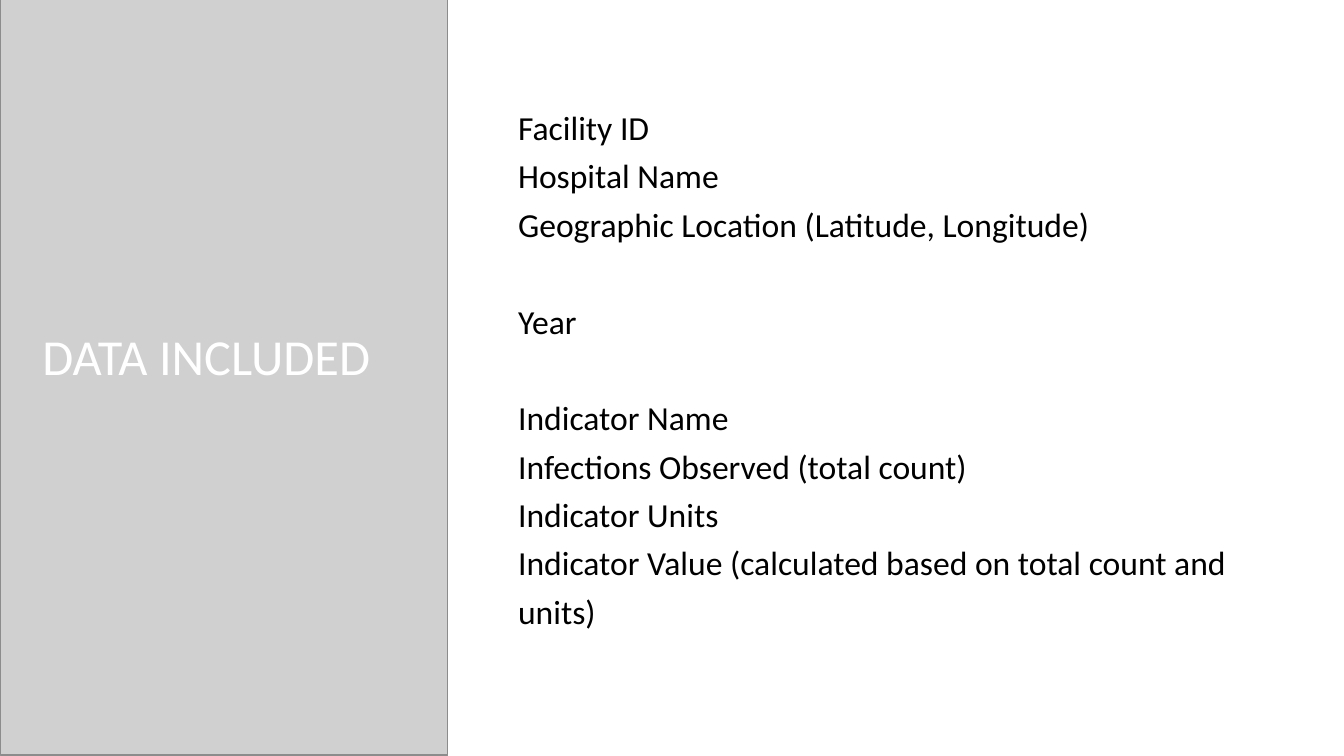
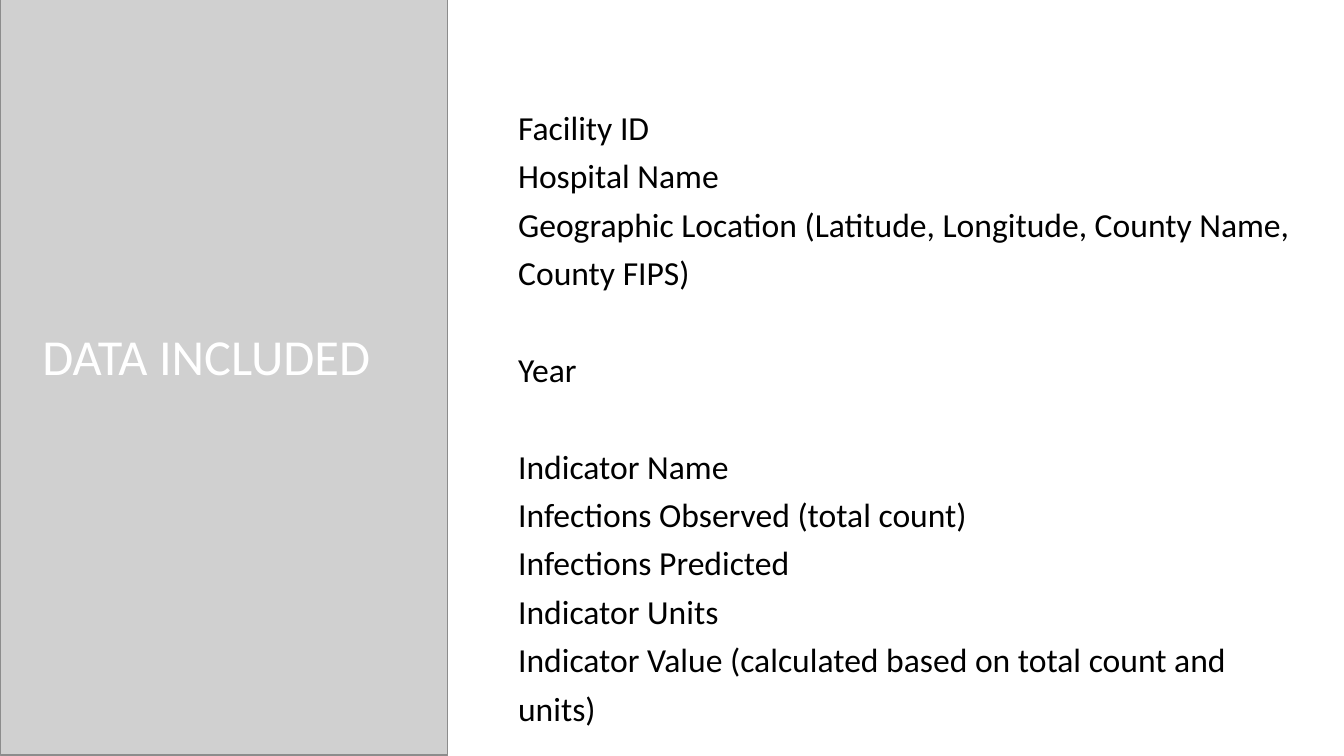
Before and after one commit to bethperry/HAI_Analysis, a slide deck: slide 4 of Hospital Acquired Infections in NY - Analysis and Summary.pptx (slide 5 before the commit). Drawn at 1344x756 pixels with LibreOffice and Linux fonts; fonts in the diff are those of the drawing; grey boxes stand for pictures; background and template pictures are left out. Boxes give left, top, right and bottom in pixels: in the first picture for what was removed or moved away, otherwise in the second. Text is boxed around its words. In the diff, an @@ line names an element or a change of style, - is before the commit and + after.

```diff
--- a/Hospital Acquired Infections in NY - Analysis and Summary.pptx
+++ b/Hospital Acquired Infections in NY - Analysis and Summary.pptx
@@ text at [518,212,1289,291]: text changed @@
-Geographic Location (Latitude, Longitude)
+Geographic Location (Latitude, Longitude, County Name, County FIPS)
@@ text at [518,551,789,576]: paragraph added @@
+Infections Predicted
```
Also in this commit, not shown: 11 other slides changed, 2 slides added, 4 slides removed.
